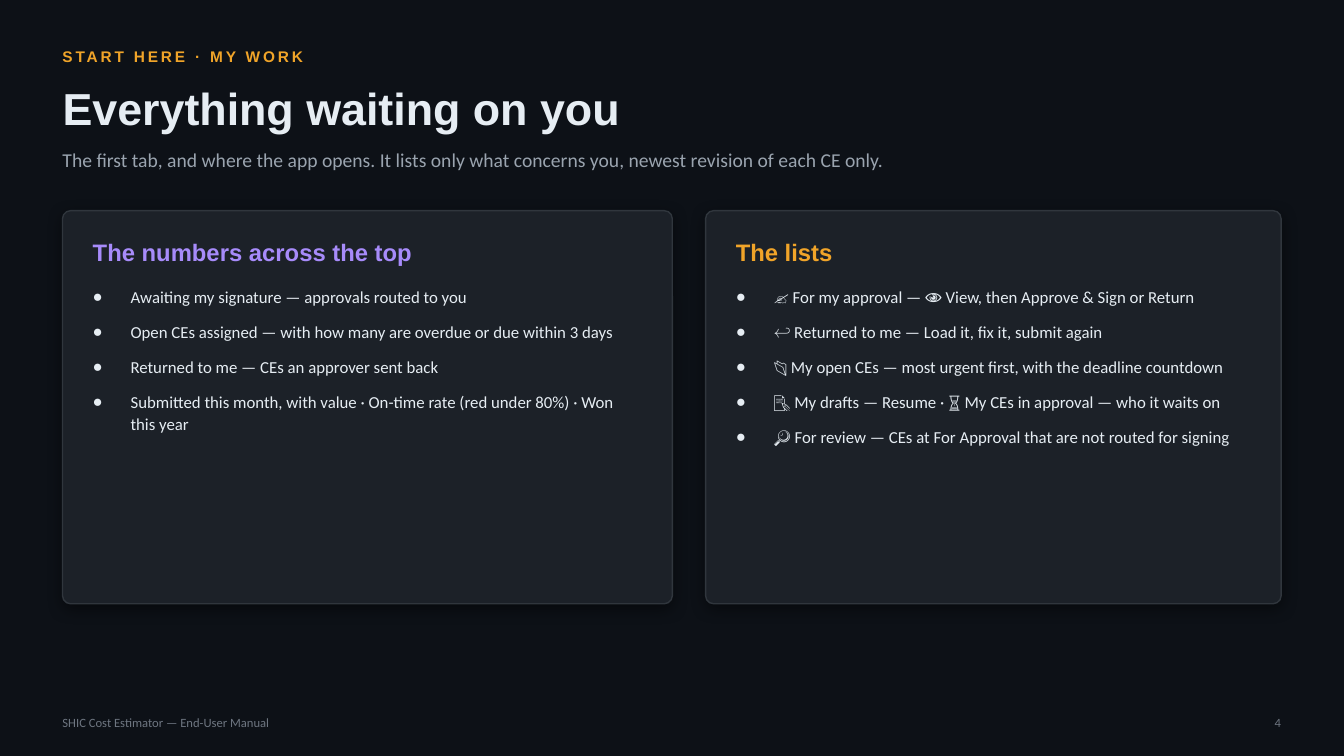
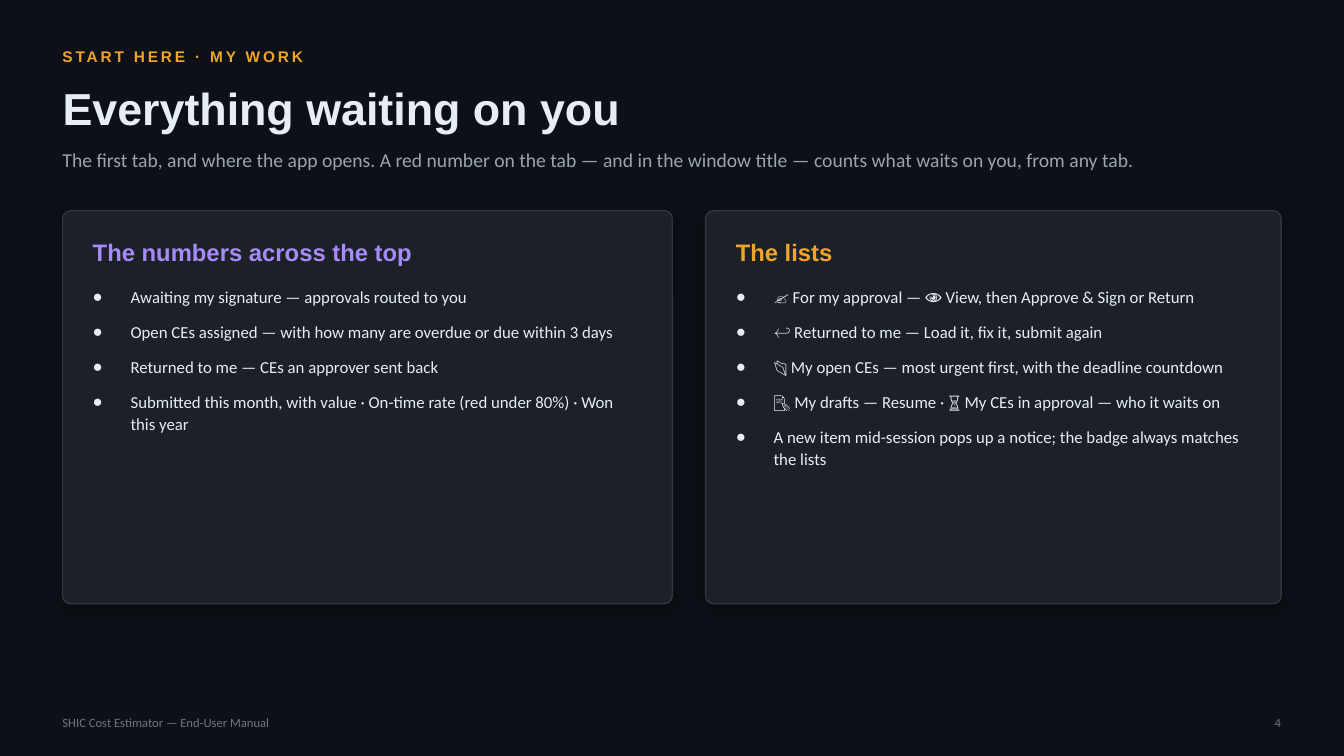
Before and after one commit to SYNERCORE/CostEstimation, a slide deck: slide 4 of docs/SHIC-Cost-Estimator-User-Manual.pptx. Drawn at 1344x756 pixels with LibreOffice and Linux fonts; fonts in the diff are those of the drawing. Boxes give left, top, right and bottom in pixels: in the first picture for what was removed or moved away, otherwise in the second. Text is boxed around its words. In the diff, an @@ line names an element or a change of style, - is before the commit and + after.

```diff
--- a/docs/SHIC-Cost-Estimator-User-Manual.pptx
+++ b/docs/SHIC-Cost-Estimator-User-Manual.pptx
@@ text at [62,153,1133,170]: text changed @@
-The first tab, and where the app opens. It lists only what concerns you, newest revision of each CE only.
+The first tab, and where the app opens. A red number on the tab — and in the window title — counts what waits on you, from any tab.
@@ text at [774,431,1239,465]: text changed @@
-● 🔎 For review — CEs at For Approval that are not routed for signing
+● A new item mid-session pops up a notice; the badge always matches the lists
```
Also in this commit, not shown: 6 other slides changed, 1 slide added.
